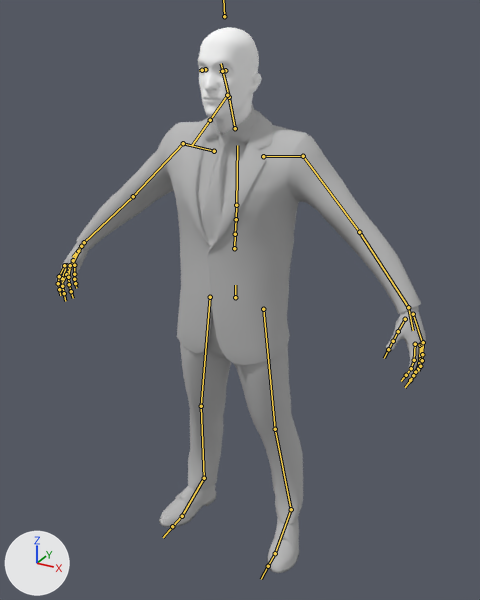
Before and after pictures for a commit that changed the Blender file Graphics/SuitedManFinal.1.blend.
Before and after are seen from a 50 mm lens placed at (0.973, -1.722, 1.819), pointed at (0.048, -0.041, 0.979). The axes (+X, +Y, +Z) are drawn at lower left. The lights are the same throughout. The bones that bend it are drawn over the model as lines.

In view in the first picture: 'HeadF', 'SuitGEO01'.
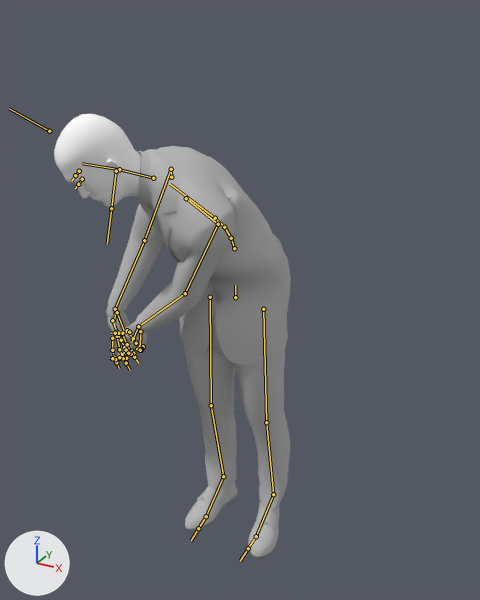
The newer file adds an action. The first version stands in its rest pose; the second is drawn at frame 0 of the action 'DeformationSystemAction.001'.

Changed parts and their boxes [x1, y1, x2, y2] in the pictures (480 x 600 px):
'SuitGEO01', posed (50% narrower, 12% shorter)
    before: [56, 104, 426, 573]
    after: [106, 146, 291, 558]
'HeadF', posed
    before: [198, 27, 262, 134]
    after: [54, 114, 142, 207]
bone 'Hip_R', root to tip
    before: (210, 297) to (201, 406)
    after: (210, 297) to (211, 405)
bone 'Knee_R', root to tip
    before: (201, 406) to (204, 478)
    after: (211, 405) to (223, 476)
bone 'Spine1_M', root to tip
    before: (234, 248) to (235, 234)
    after: (234, 248) to (231, 238)
bone 'Spine1Part1_M', root to tip
    before: (235, 234) to (236, 219)
    after: (231, 238) to (224, 227)
bone 'Spine1Part2_M', root to tip
    before: (236, 219) to (236, 205)
    after: (224, 227) to (215, 218)
bone 'Scapula_R', root to tip
    before: (214, 151) to (183, 143)
    after: (171, 177) to (171, 169)
bone 'Shoulder_R', root to tip
    before: (183, 143) to (133, 196)
    after: (171, 169) to (144, 240)
bone 'Elbow_R', root to tip
    before: (133, 196) to (84, 242)
    after: (144, 240) to (115, 309)
bone 'Wrist_R', root to tip
    before: (84, 242) to (72, 257)
    after: (115, 309) to (114, 326)
bone 'MiddleFinger1_R', root to tip
    before: (66, 265) to (62, 278)
    after: (117, 336) to (119, 349)
bone 'ThumbFinger1_R', root to tip
    before: (78, 251) to (73, 260)
    after: (112, 320) to (117, 332)
bone 'IndexFinger1_R', root to tip
    before: (64, 265) to (59, 276)
    after: (112, 338) to (112, 350)
bone 'RingFinger1_R', root to tip
    before: (70, 265) to (68, 277)
    after: (122, 333) to (127, 344)
bone 'PinkyFinger1_R', root to tip
    before: (74, 265) to (74, 274)
    after: (127, 330) to (133, 338)
bone 'Scapula_L', root to tip
    before: (263, 156) to (303, 156)
    after: (186, 198) to (218, 224)
bone 'Shoulder_L', root to tip
    before: (303, 156) to (359, 232)
    after: (218, 224) to (185, 293)
bone 'Elbow_L', root to tip
    before: (359, 232) to (408, 307)
    after: (185, 293) to (138, 326)
bone 'Wrist_L', root to tip
    before: (408, 307) to (413, 330)
    after: (138, 326) to (132, 341)
bone 'MiddleFinger1_L', root to tip
    before: (420, 345) to (419, 363)
    after: (132, 351) to (126, 358)
bone 'ThumbFinger1_L', root to tip
    before: (405, 319) to (398, 331)
    after: (129, 332) to (122, 333)
bone 'IndexFinger1_L', root to tip
    before: (415, 344) to (414, 360)
    after: (126, 350) to (119, 357)
bone 'RingFinger1_L', root to tip
    before: (422, 344) to (420, 359)
    after: (137, 349) to (133, 353)
bone 'PinkyFinger1_L', root to tip
    before: (423, 342) to (422, 354)
    after: (143, 346) to (141, 349)
bone 'Hip_L', root to tip
    before: (263, 309) to (275, 429)
    after: (263, 309) to (266, 422)
bone 'Knee_L', root to tip
    before: (275, 429) to (291, 509)
    after: (266, 422) to (273, 494)

The edits, one by one:
Bone 'Hip_R' (bone_hip_r) turns from (0, 0, 0) to (3, -4, 3) degrees about its own x, y and z.
Bone 'Knee_R' (bone_knee_r) turns from (0, 0, 0) to (3, -1, 0) degrees about its own x, y and z.
Bone 'Spine1_M' (bone_spine1_m) turns from (0, 0, 0) to (0, 0, -34) degrees about its own x, y and z.
Bone 'Spine1Part1_M' (bone_spine1part1_m) turns from (0, 0, 0) to (18, -39, -12) degrees about its own x, y and z.
Bone 'Spine1Part2_M' (bone_spine1part2_m) turns from (0, 0, 0) to (0, 0, -15) degrees about its own x, y and z.
Bone 'Scapula_R' (bone_scapula_r) turns from (0, 0, 0) to (21, -2, -3) degrees about its own x, y and z.
Bone 'Shoulder_R' (bone_shoulder_r) turns from (0, 0, 0) to (1, 26, -61) degrees about its own x, y and z.
Bone 'Elbow_R' (bone_elbow_r) turns from (0, 0, 0) to (22, 7, 3) degrees about its own x, y and z.
Bone 'Wrist_R' (bone_wrist_r) turns from (0, 0, 0) to (3, -32, 45) degrees about its own x, y and z.
Bone 'MiddleFinger1_R' (bone_middlefinger1_r) turns from (0, 0, 0) to (-1, 1, -6) degrees about its own x, y and z.
Bone 'ThumbFinger1_R' (bone_thumbfinger1_r) turns from (0, 0, 0) to (33, 24, 1) degrees about its own x, y and z.
Bone 'IndexFinger1_R' (bone_indexfinger1_r) turns from (0, 0, 0) to (-4, 2, -3) degrees about its own x, y and z.
Bone 'RingFinger1_R' (bone_ringfinger1_r) turns from (0, 0, 0) to (2, -3, -7) degrees about its own x, y and z.
Bone 'PinkyFinger1_R' (bone_pinkyfinger1_r) turns from (0, 0, 0) to (4, -9, -5) degrees about its own x, y and z.
Bone 'Scapula_L' (bone_scapula_l) turns from (0, 0, 0) to (51, -20, -29) degrees about its own x, y and z.
Bone 'Shoulder_L' (bone_shoulder_l) turns from (0, 0, 0) to (42, -31, 0) degrees about its own x, y and z.
Bone 'Elbow_L' (bone_elbow_l) turns from (0, 0, 0) to (22, -13, -21) degrees about its own x, y and z.
Bone 'Wrist_L' (bone_wrist_l) turns from (0, 0, 0) to (-52, 54, -63) degrees about its own x, y and z.
Bone 'MiddleFinger1_L' (bone_middlefinger1_l) turns from (0, 0, 0) to (-1, -1, 6) degrees about its own x, y and z.
Bone 'ThumbFinger1_L' (bone_thumbfinger1_l) turns from (0, 0, 0) to (33, -24, -1) degrees about its own x, y and z.
Bone 'IndexFinger1_L' (bone_indexfinger1_l) turns from (0, 0, 0) to (-4, -2, 3) degrees about its own x, y and z.
Bone 'RingFinger1_L' (bone_ringfinger1_l) turns from (0, 0, 0) to (2, 3, 7) degrees about its own x, y and z.
Bone 'PinkyFinger1_L' (bone_pinkyfinger1_l) turns from (0, 0, 0) to (4, 9, 5) degrees about its own x, y and z.
Bone 'Hip_L' (bone_hip_l) turns from (0, 0, 0) to (6, 1, -3) degrees about its own x, y and z.
Bone 'Knee_L' (bone_knee_l) turns from (0, 0, 0) to (2, 0, 0) degrees about its own x, y and z.
